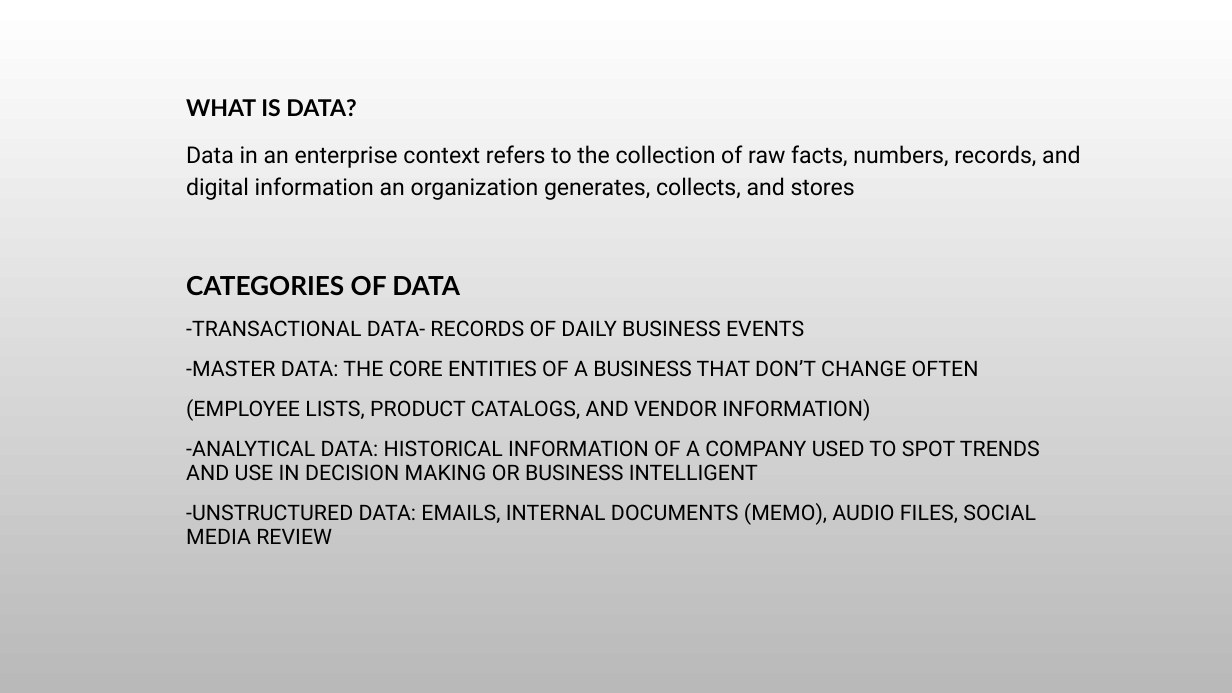
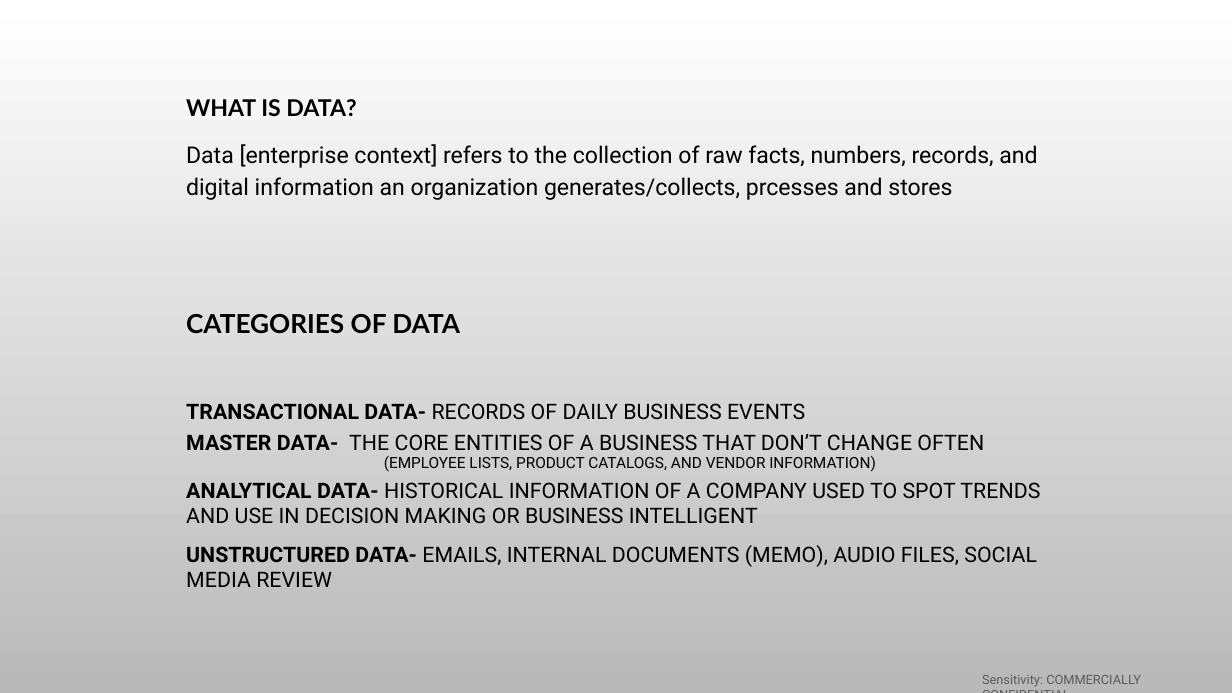
Before and after one commit to adeniran-adebowale07/patient_mgt_system, a slide deck: slide 3 of Data Leaks.pptx. Drawn at 1232x693 pixels with LibreOffice and Linux fonts; fonts in the diff are those of the drawing; background and template pictures are left out. Boxes give left, top, right and bottom in pixels: in the first picture for what was removed or moved away, otherwise in the second. Text is boxed around its words. In the diff, an @@ line names an element or a change of style, - is before the commit and + after.

```diff
--- a/Data Leaks.pptx
+++ b/Data Leaks.pptx
@@ text at <box>186,144,1037,200</box>: text changed @@
-Data in an enterprise context refers to the collection of raw facts, numbers, records, and digital information an organization generates, collects, and stores
+Data [enterprise context] refers to the collection of raw facts, numbers, records, and digital information an organization generates/collects, prcesses and stores
@@ subtitle "CATEGORIES OF DATA": place and size @@
-subtitle "CATEGORIES OF DATA" at <box>186,276,1040,544</box>
+subtitle "CATEGORIES OF DATA" at <box>186,314,1040,587</box>
@@ subtitle at <box>186,403,984,450</box>: text changed @@
--TRANSACTIONAL DATA- RECORDS OF DAILY BUSINESS EVENTS
--MASTER DATA: THE CORE ENTITIES OF A BUSINESS THAT DON’T CHANGE OFTEN
+TRANSACTIONAL DATA- RECORDS OF DAILY BUSINESS EVENTS
+MASTER DATA- THE CORE ENTITIES OF A BUSINESS THAT DON’T CHANGE OFTEN
@@ subtitle at <box>384,456,876,472</box>: size 16.6 to 12 pt in "(EMPLOYEE LISTS, PRODUCT CATALOGS, AND VENDOR INFORMATION)"; alignment left to centre; line spacing 0.95 to 0.9; less space between paragraphs @@
@@ subtitle at <box>186,482,1040,587</box>: text changed @@
--ANALYTICAL DATA: HISTORICAL INFORMATION OF A COMPANY USED TO SPOT TRENDS AND USE IN DECISION MAKING OR BUSINESS INTELLIGENT
--UNSTRUCTURED DATA: EMAILS, INTERNAL DOCUMENTS (MEMO), AUDIO FILES, SOCIAL MEDIA REVIEW
+ANALYTICAL DATA- HISTORICAL INFORMATION OF A COMPANY USED TO SPOT TRENDS AND USE IN DECISION MAKING OR BUSINESS INTELLIGENT
+UNSTRUCTURED DATA- EMAILS, INTERNAL DOCUMENTS (MEMO), AUDIO FILES, SOCIAL MEDIA REVIEW
@@ text added at <box>982,675,1141,687</box>, 10 pt, text #000000 at 50% opacity @@
+Sensitivity: COMMERCIALLY CONFIDENTIAL
```
Also in this commit, not shown: 2 other slides changed, 25 slides added, 24 slides removed, 1 other file.
